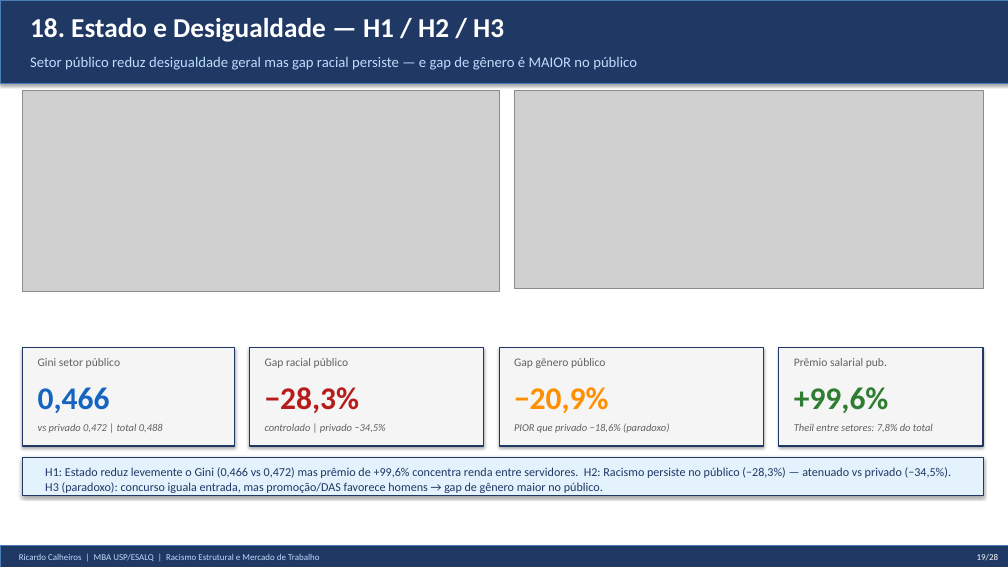
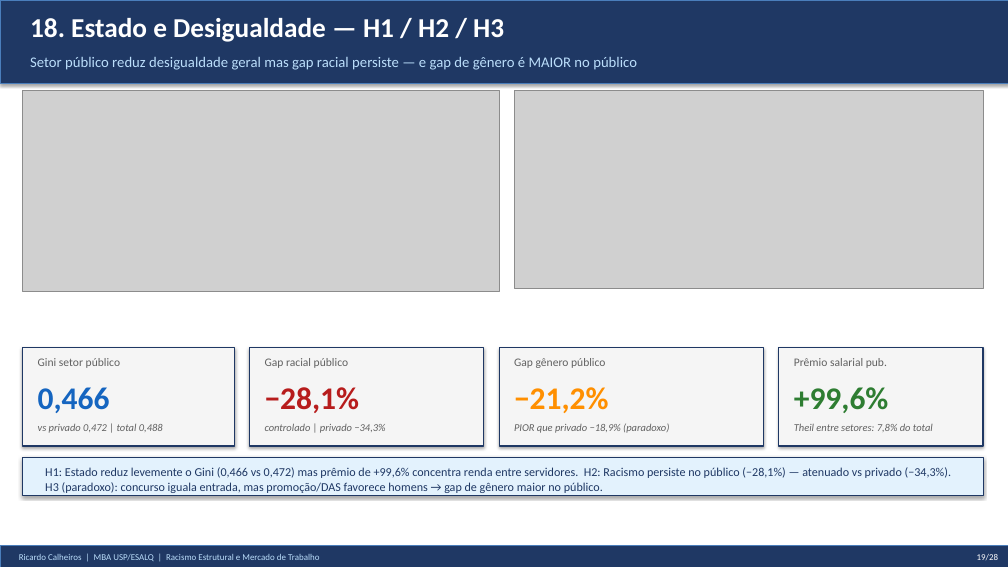
Before and after one commit to rickinrj-ux/ProjetoRacismoPNAD, a slide deck: slide 19 of apresentacao_tcc.pptx. Drawn at 1008x567 pixels with LibreOffice and Linux fonts; fonts in the diff are those of the drawing; grey boxes stand for pictures. Boxes give left, top, right and bottom in pixels: in the first picture for what was removed or moved away, otherwise in the second. Text is boxed around its words. In the diff, an @@ line names an element or a change of style, - is before the commit and + after.

```diff
--- a/apresentacao_tcc.pptx
+++ b/apresentacao_tcc.pptx
@@ text at (x1=265, y1=387, x2=360, y2=413): text changed @@
-−28,3%
+−28,1%
@@ text at (x1=514, y1=387, x2=609, y2=413): text changed @@
-−20,9%
+−21,2%
@@ text at (x1=45, y1=467, x2=951, y2=493): text changed @@
-H1: Estado reduz levemente o Gini (0,466 vs 0,472) mas prêmio de +99,6% concentra renda entre servidores. H2: Racismo persiste no público (−28,3%) — atenuado vs privado (−34,5%). H3 (paradoxo): concurso iguala entrada, mas promoção/DAS favorece homens → gap de gênero maior no público.
+H1: Estado reduz levemente o Gini (0,466 vs 0,472) mas prêmio de +99,6% concentra renda entre servidores. H2: Racismo persiste no público (−28,1%) — atenuado vs privado (−34,3%). H3 (paradoxo): concurso iguala entrada, mas promoção/DAS favorece homens → gap de gênero maior no público.
```
Also in this commit, not shown: 1 other slide changed, 16 other files.
